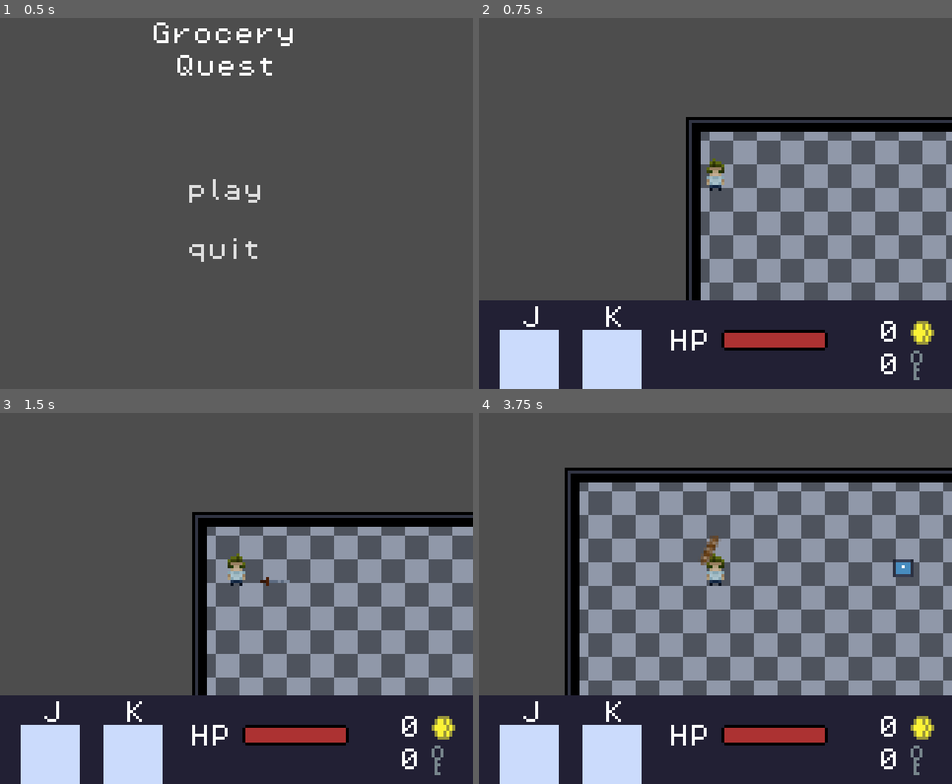
Above: before the commit, frames 1-4 (two rows, left to right).
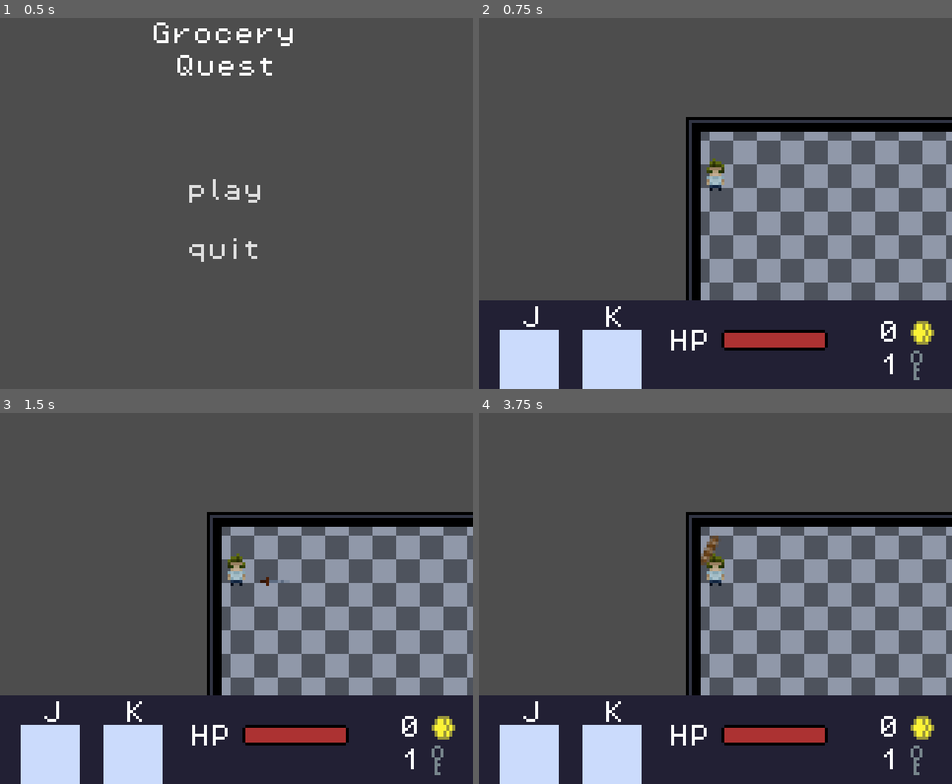
Above: after the commit, the same moments.

Repository: GaetanoRe/GroceryQuest
Game: Godot game, scene res://scenes/UI/main_menu.tscn
The game is run twice, just before and just after one commit, with the same random seed, the same clock (stepped at 60 frames per second) and the same inputs. The engine's default icon, where the game draws it, is replaced by a stand-in: a white triangle on a blue panel in a dark square.
Inputs:
- Up to frame 1 (0.5 s): no input
- Up to frame 2 (0.75 s): click "play" at 0.5 s
- Up to frame 3 (1.5 s): tap Enter (pause) at 1.25 s; hold D (walk_right) from 1.28 s (still down); tap J (item1) at 1.35 s
- Up to frame 4 (3.75 s): release D (walk_right) at 2.03 s; hold S (walk_down) 2.03-2.78 s; tap K (item2) at 2.1, 3.6 s; hold D (walk_right) 2.78-3.53 s; tap J (item1) at 2.85 s; hold W (walk_up) from 3.53 s (still down)

Frame 1 is identical in both runs. In frame 2, 0.1% of the frame differs, in the area x 85-89%, y 90-97%; in frame 3, 18%; in frame 4, 36%, in the area x 18-100%, y 14-97%.

Commit message:
I have added a pause menu. Doesn't work yet. Need further development

Diff:
--- a/project.godot
+++ b/project.godot
@@ -24,6 +24,10 @@
 window/size/viewport_width=160
 window/size/viewport_height=144
 window/stretch/mode="viewport"
+
+[dotnet]
+
+project/assembly_name="GroceryQuest"
 
 [input]
 
@@ -72,11 +76,6 @@
 "events": [Object(InputEventKey,"resource_local_to_scene":false,"resource_name":"","device":-1,"window_id":0,"alt_press …(195 unchanged characters)…
 ]
 }
-roll={
-"deadzone": 0.5,
-"events": [Object(InputEventKey,"resource_local_to_scene":false,"resource_name":"","device":-1,"window_id":0,"alt_pressed":false,"shift_pressed":false,"ctrl_pressed":false,"meta_pressed":false,"pressed":false,"keycode":0,"physical_keycode":32,"key_label":0,"unicode":32,"location":0,"echo":false,"script":null)
-]
-}
 inventory={
 "deadzone": 0.5,
 "events": [Object(InputEventKey,"resource_local_to_scene":false,"resource_name":"","device":-1,"window_id":0,"alt_press …(195 unchanged characters)…
--- /dev/null
+++ b/scenes/UI/inventory.gd
@@ -0,0 +1,7 @@
+extends Control
+
+class_name Inventory
+
+@export var inventory_menu : Array[Texture]
+
+@export var inventory_map : TextureRect
--- a/scenes/UI/player_health.gd
+++ /dev/null
@@ -1,13 +0,0 @@
-extends TextureProgressBar
-
-class_name PlayerHealth
-
-@onready var main_scene = get_parent().get_parent().get_parent().get_parent()
-var player_health : int
-
-func _ready():
-	pass
-
-func _process(delta):
-	player_health = main_scene.player.health
-	value = player_health
--- a/scenes/UI/ui.tscn
+++ b/scenes/UI/ui.tscn
@@ -1,13 +1,16 @@
-[gd_scene load_steps=17 format=3 uid="uid://dbdj3lxxu5qb1"]
+[gd_scene load_steps=22 format=3 uid="uid://dbdj3lxxu5qb1"]
 
 [ext_resource type="Texture2D" uid="uid://bp8fpwgh7cwx3" path="res://assets/ui/healthProgBottom.png" id="1_3el8q"]
 [ext_resource type="Texture2D" uid="uid://c3e4bqviojr4g" path="res://assets/ui/healthProgTop.png" id="2_pecw0"]
 [ext_resource type="Texture2D" uid="uid://corr3j5x5ldib" path="res://assets/ui/healthProgProgress.png" id="3_8xd45"]
-[ext_resource type="Script" path="res://scenes/UI/player_health.gd" id="4_643q5"]
+[ext_resource type="Script" path="res://scripts/UI/player_ui.gd" id="4_643q5"]
 [ext_resource type="Texture2D" uid="uid://c3kday3nnkrki" path="res://assets/ui/inventory_bar.png" id="5_ohjpv"]
 [ext_resource type="FontFile" uid="uid://ev2cjbe05gj4" path="res://assets/font/PixelOperator8.ttf" id="6_su5n4"]
 [ext_resource type="Texture2D" uid="uid://jijisaaxdwdh" path="res://assets/sprites/coin.png" id="7_reqwv"]
 [ext_resource type="Texture2D" uid="uid://dhavi8k6esi7e" path="res://assets/sprites/key.png" id="8_bbss4"]
+[ext_resource type="Script" path="res://scenes/UI/inventory.gd" id="9_d7gnm"]
+[ext_resource type="Texture2D" uid="uid://cgga7jf6farne" path="res://assets/ui/inventory_menu.png" id="9_mmg2b"]
+[ext_resource type="Script" path="res://scripts/UI/pause_menu.gd" id="10_s6kjp"]
 
 [sub_resource type="LabelSettings" id="LabelSettings_fmhnu"]
 font = ExtResource("6_su5n4")
@@ -22,6 +25,10 @@
 font_size = 8
 
 [sub_resource type="LabelSettings" id="LabelSettings_4qgkb"]
+font = ExtResource("6_su5n4")
+font_size = 8
+
+[sub_resource type="LabelSettings" id="LabelSettings_n7scb"]
 font = ExtResource("6_su5n4")
 font_size = 8
 
@@ -155,11 +162,40 @@
 "update": 1,
 "values": [false]
 }
+tracks/5/type = "value"
+tracks/5/imported = false
+tracks/5/enabled = true
+tracks/5/path = NodePath("Inventory:position")
+tracks/5/interp = 1
+tracks/5/loop_wrap = true
+tracks/5/keys = {
+"times": PackedFloat32Array(0),
+"transitions": PackedFloat32Array(1),
+"update": 0,
+"values": [Vector2(0, 0)]
+}
+
+[sub_resource type="Animation" id="Animation_37dl5"]
+resource_name = "inventory_slide"
+length = 0.7
+tracks/0/type = "value"
+tracks/0/imported = false
+tracks/0/enabled = true
+tracks/0/path = NodePath("Inventory:position")
+tracks/0/interp = 1
+tracks/0/loop_wrap = true
+tracks/0/keys = {
+"times": PackedFloat32Array(0, 0.1, 0.2, 0.3, 0.4, 0.5, 0.6, 0.7),
+"transitions": PackedFloat32Array(1, 1, 1, 1, 1, 1, 1, 1),
+"update": 0,
+"values": [Vector2(0, 145), Vector2(0, 120), Vector2(0, 100), Vector2(0, 80), Vector2(0, 60), Vector2(0, 40), Vector2(0, 20), Vector2(0, 0)]
+}
 
 [sub_resource type="AnimationLibrary" id="AnimationLibrary_cvajs"]
 _data = {
 "GameOver": SubResource("Animation_7bhdw"),
-"RESET": SubResource("Animation_j3k6p")
+"RESET": SubResource("Animation_j3k6p"),
+"inventory_slide": SubResource("Animation_37dl5")
 }
 
 [node name="UI" type="CanvasLayer"]
@@ -169,6 +205,7 @@
 anchors_preset = 0
 offset_right = 40.0
 offset_bottom = 40.0
+script = ExtResource("4_643q5")
 
 [node name="InventoryBarContainer" type="BoxContainer" parent="PlayerUI"]
 layout_mode = 0
@@ -212,7 +249,7 @@
 offset_bottom = 141.0
 alignment = 2
 
-[node name="KeyLabel" type="Label" parent="PlayerUI/Key"]
+[node name="KeyCount" type="Label" parent="PlayerUI/Key"]
 texture_filter = 1
 layout_mode = 2
 text = "0"
@@ -242,7 +279,6 @@
 texture_under = ExtResource("1_3el8q")
 texture_over = ExtResource("2_pecw0")
 texture_progress = ExtResource("3_8xd45")
-script = ExtResource("4_643q5")
 
 [node name="Input" type="Control" parent="PlayerUI"]
 anchors_preset = 0
@@ -284,23 +320,158 @@
 offset_bottom = 144.0
 
 [node name="Inventory" type="Control" parent="."]
+visible = false
 layout_mode = 3
 anchors_preset = 0
 offset_right = 161.0
 offset_bottom = 145.0
-
-[node name="TextureRect" type="TextureRect" parent="Inventory"]
-layout_mode = 0
-offset_right = 40.0
-offset_bottom = 40.0
+script = ExtResource("9_d7gnm")
+inventory_menu = Array[Texture]([null, null, null, null, null, null, null, null, null, null])
+
+[node name="InventoryMenu" type="TextureRect" parent="Inventory"]
+texture_filter = 1
+layout_mode = 0
+offset_right = 160.0
+offset_bottom = 145.0
+texture = ExtResource("9_mmg2b")
+
+[node name="InventoryMenuSlots" type="Control" parent="Inventory/InventoryMenu"]
+anchors_preset = 0
+offset_right = 76.0
+offset_bottom = 99.0
+
+[node name="0" type="TextureRect" parent="Inventory/InventoryMenu/InventoryMenuSlots"]
+layout_mode = 0
+offset_left = 5.0
+offset_top = 7.0
+offset_right = 25.0
+offset_bottom = 27.0
+
+[node name="1" type="TextureRect" parent="Inventory/InventoryMenu/InventoryMenuSlots"]
+layout_mode = 0
+offset_left = 28.0
+offset_top = 7.0
+offset_right = 48.0
+offset_bottom = 27.0
+
+[node name="2" type="TextureRect" parent="Inventory/InventoryMenu/InventoryMenuSlots"]
+layout_mode = 0
+offset_left = 51.0
+offset_top = 8.0
+offset_right = 71.0
+offset_bottom = 28.0
+
+[node name="3" type="TextureRect" parent="Inventory/InventoryMenu/InventoryMenuSlots"]
+layout_mode = 0
+offset_left = 5.0
+offset_top = 30.0
+offset_right = 25.0
+offset_bottom = 50.0
+
+[node name="4" type="TextureRect" parent="Inventory/InventoryMenu/InventoryMenuSlots"]
+layout_mode = 0
+offset_left = 28.0
+offset_top = 30.0
+offset_right = 48.0
+offset_bottom = 50.0
+
+[node name="5" type="TextureRect" parent="Inventory/InventoryMenu/InventoryMenuSlots"]
+layout_mode = 0
+offset_left = 51.0
+offset_top = 30.0
+offset_right = 71.0
+offset_bottom = 50.0
+
+[node name="6" type="TextureRect" parent="Inventory/InventoryMenu/InventoryMenuSlots"]
+layout_mode = 0
+offset_left = 5.0
+offset_top = 53.0
+offset_right = 25.0
+offset_bottom = 73.0
+
+[node name="7" type="TextureRect" parent="Inventory/InventoryMenu/InventoryMenuSlots"]
+layout_mode = 0
+offset_left = 28.0
+offset_top = 54.0
+offset_right = 48.0
+offset_bottom = 74.0
+
+[node name="8" type="TextureRect" parent="Inventory/InventoryMenu/InventoryMenuSlots"]
+layout_mode = 0
+offset_left = 51.0
+offset_top = 53.0
+offset_right = 71.0
+offset_bottom = 73.0
+
+[node name="9" type="TextureRect" parent="Inventory/InventoryMenu/InventoryMenuSlots"]
+layout_mode = 0
+offset_left = 28.0
+offset_top = 76.0
+offset_right = 48.0
+offset_bottom = 96.0
+
+[node name="InventoryMap" type="TextureRect" parent="Inventory/InventoryMenu"]
+layout_mode = 0
+offset_left = 90.0
+offset_top = 25.0
+offset_right = 152.0
+offset_bottom = 90.0
 
 [node name="PauseMenu" type="Control" parent="."]
+visible = false
 layout_mode = 3
 anchors_preset = 0
-offset_left = 37.0
-offset_top = 19.0
-offset_right = 121.0
-offset_bottom = 83.0
+offset_right = 159.0
+offset_bottom = 145.0
+script = ExtResource("10_s6kjp")
+
+[node name="Panel" type="Panel" parent="PauseMenu"]
+texture_filter = 1
+layout_mode = 1
+anchors_preset = 8
+anchor_left = 0.5
+anchor_top = 0.5
+anchor_right = 0.5
+anchor_bottom = 0.5
+offset_left = -43.5
+offset_top = -70.5
+offset_right = 32.5
+offset_bottom = 40.5
+grow_horizontal = 2
+grow_vertical = 2
+
+[node name="VBoxContainer" type="VBoxContainer" parent="PauseMenu/Panel"]
+layout_mode = 0
+offset_left = 3.0
+offset_top = 10.0
+offset_right = 73.0
+offset_bottom = 65.0
+
+[node name="Resume" type="Button" parent="PauseMenu/Panel/VBoxContainer"]
+texture_filter = 1
+layout_mode = 2
+text = "Resume"
+flat = true
+
+[node name="Settings" type="Button" parent="PauseMenu/Panel/VBoxContainer"]
+layout_mode = 2
+text = "Settings
+"
+flat = true
+
+[node name="Quit" type="Button" parent="PauseMenu/Panel/VBoxContainer"]
+layout_mode = 2
+text = "Quit"
+flat = true
+
+[node name="TextEdit" type="Label" parent="PauseMenu/Panel"]
+layout_mode = 0
+offset_left = 19.0
+offset_top = 5.0
+offset_right = 54.0
+offset_bottom = 16.0
+text = "Pause"
+label_settings = SubResource("LabelSettings_n7scb")
 
 [node name="GameOver_blackscreen" type="ColorRect" parent="."]
 visible = false
--- /dev/null
+++ b/scripts/UI/pause_menu.gd
@@ -0,0 +1,14 @@
+extends Control
+
+
+
+func _ready():
+	hide()
+
+func _process(delta):
+
+	if(Input.is_action_just_pressed("pause") and !global.is_paused):
+		show()
+
+	if(Input.is_action_just_pressed("pause") and global.is_paused):
+		hide()
--- /dev/null
+++ b/scripts/UI/player_ui.gd
@@ -0,0 +1,37 @@
+extends Control
+
+class_name PlayerUI
+
+@onready var main_scene = get_parent().get_parent()
+@onready var health_bar : TextureProgressBar = get_node("HealthData/PlayerHealthProg")
+@onready var j_icon : TextureRect = get_node("Input/JIcon")
+@onready var k_icon : TextureRect = get_node("Input/KIcon")
+@onready var key_count : Label = get_node("Key/KeyCount")
+@onready var coin_count : Label = get_node("Money/CoinCount")
+
+var player_health : int
+var coins
+
+func _ready():
+	pass
+
+func _process(delta):
+	update_health()
+	update_equipped()
+	update_coins()
+	update_keys()
+
+
+func update_health():
+	player_health = main_scene.player.health
+	health_bar.value = player_health
+
+func update_equipped():
+	j_icon.texture = main_scene.player.equipped_items.equipped_items[0].icon
+	k_icon.texture = main_scene.player.equipped_items.equipped_items[1].icon
+
+func update_coins():
+	key_count.text = str(main_scene.player.coin)
+
+func update_keys():
+	key_count.text = str(main_scene.player.key)
--- a/scripts/enemies/enemy.gd
+++ b/scripts/enemies/enemy.gd
@@ -17,7 +17,7 @@
 			velocity += (player.position - position)/speed
 			if(!player.player_alive):
 				player_chase = false
-	move_and_slide()
+	super(delta)
 
 
 
--- a/scripts/misc/body.gd
+++ b/scripts/misc/body.gd
@@ -1,6 +1,8 @@
 extends CharacterBody2D
 
 class_name Body
+
+
 
 var health = 100
 var speed : float = 27.0
@@ -11,6 +13,10 @@
 var knockback_strength : float
 var knockback_resistence : float
 
+func _physics_process(delta):
+	if(!global.is_paused):
+		move_and_slide()
+
 
 func deal_with_damage(dam : int, knock : int):
 	health -= dam
--- a/scripts/misc/global.gd
+++ b/scripts/misc/global.gd
@@ -5,3 +5,21 @@
 enum item_type {Weapon, Consumable, Tool}
 
 enum weapon_type{Swing, Thrust, Ranged, None}
+
+@onready var is_paused = false
+
+
+func _ready():
+	pass
+
+func _process(delta):
+	if((Input.is_action_just_pressed("pause") or Input.is_action_just_pressed("inventory")) and !is_paused):
+		pause()
+	elif((Input.is_action_just_pressed("pause") or Input.is_action_just_pressed("inventory")) and is_paused):
+		unpause()
+
+func pause():
+	is_paused = true
+
+func unpause():
+	is_paused = false
--- a/scripts/player/player.gd
+++ b/scripts/player/player.gd
@@ -5,6 +5,7 @@
 
 # Other variables
 @onready var animation_player = $AnimationPlayer
+@onready var equipped_items = $Equipped_Items
 @onready var coin = 0
 @onready var key = 1
 
@@ -60,7 +61,7 @@
 		else:
 			animation_player.play("idle_" + current_dir)
 		# Move the player
-		move_and_slide()
+		super(delta)
 
 		if health <= 0:
 			player_alive = false # Add death screen and respawn here
Binary file added: assets/ui/inventory_menu.png
Not shown, added: assets/ui/inventory_menu.png.import
